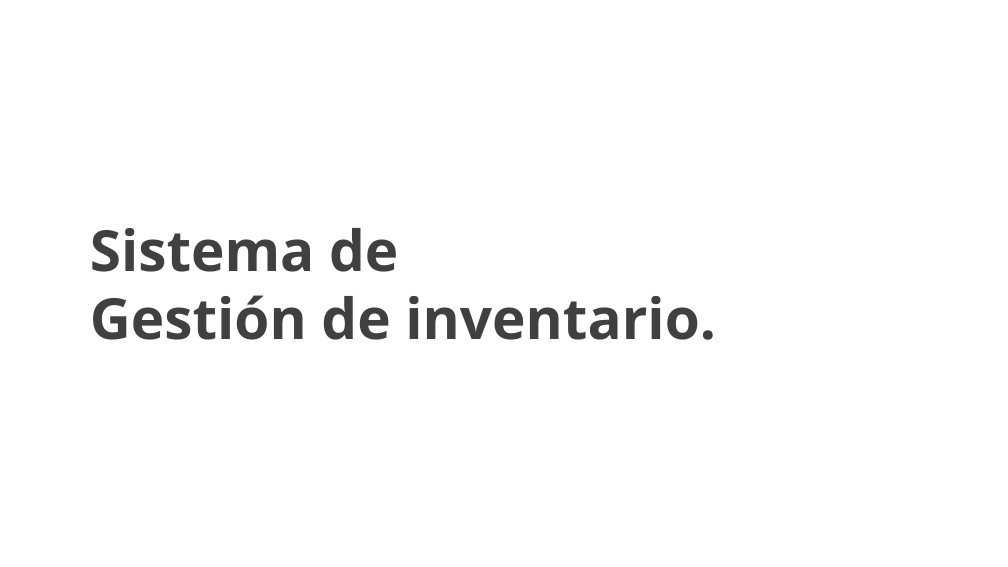
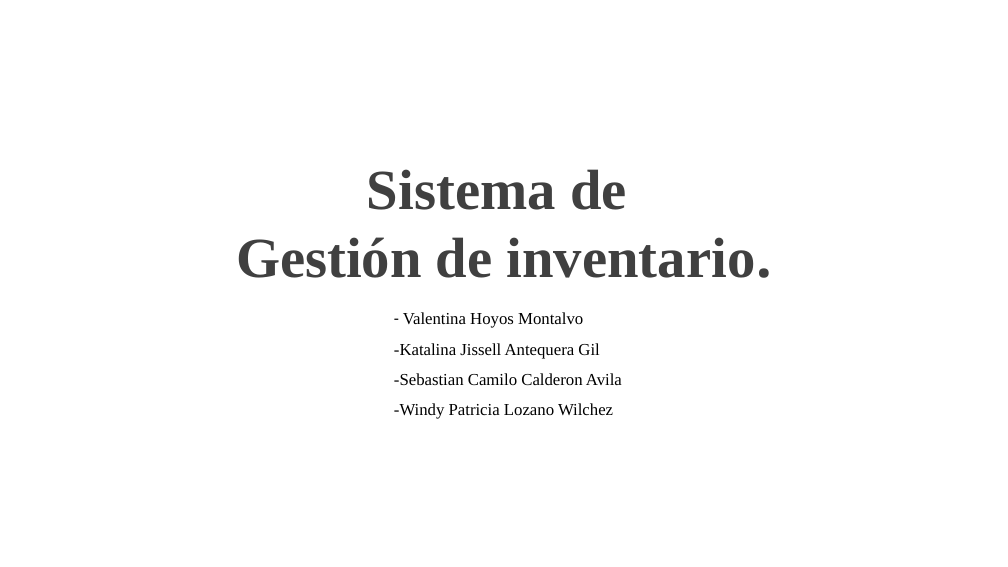
Before and after one commit to InventarioDistriOchoa/ProyectoFinal, a slide deck: slide 1 of Trimestre 1/Proyecto Presentación SENA.pptx. Drawn at 1008x567 pixels with LibreOffice and Linux fonts; fonts in the diff are those of the drawing; background and template pictures are left out. Boxes give left, top, right and bottom in pixels: in the first picture for what was removed or moved away, otherwise in the second. Text is boxed around its words. In the diff, an @@ line names an element or a change of style, - is before the commit and + after.

```diff
--- a/Trimestre 1/Proyecto Presentación SENA.pptx
+++ b/Trimestre 1/Proyecto Presentación SENA.pptx
@@ text "Sistema de": place and size @@
-text "Sistema de" at [90, 228, 716, 340]
+text "Sistema de" at [236, 169, 772, 278]
@@ text "Sistema de" at [236, 169, 772, 278]: font Open Sans to Times New Roman; alignment left to centre @@
@@ text added at [394, 312, 622, 419], 16 pt, text #000000 @@
+- Valentina Hoyos Montalvo
+-Katalina Jissell Antequera Gil
+-Sebastian Camilo Calderon Avila
+-Windy Patricia Lozano Wilchez
```
Also in this commit, not shown: 4 other slides changed, 2 slides added, 3 slides removed, 3 other files.
